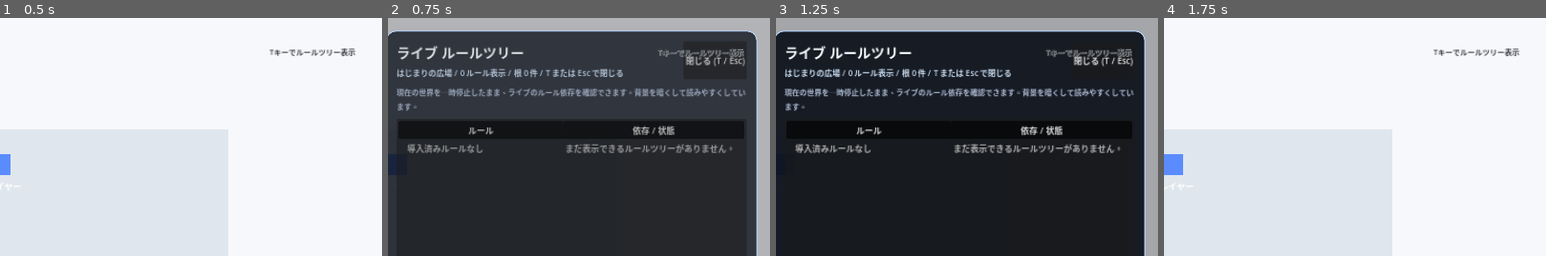
Above: before the commit, frames 1-4 (left to right).
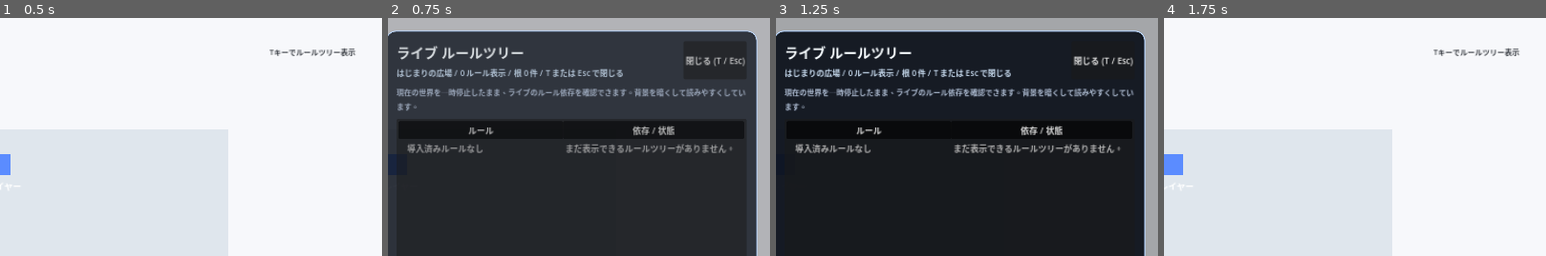
Above: after the commit, the same moments.

Repository: seeton/ai-world-rule-engine
Game: Godot game, scene res://scenes/Main.tscn
Two runs of this game, one before a commit and one after it. Both use one fixed random seed, a clock stepped at 60 frames per second and the inputs below.
Inputs (mouse positions are % of the whole screen's width and height, from its top left):
- Up to frame 1 (0.5 s): no input
- Up to frame 2 (0.75 s): tap Enter (ui_accept) at 0.5 s; move the mouse to (39, 59) at 0.52 s; hold Right (ui_right) from 0.53 s (still down); tap T at 0.6 s; click (39, 59) at 0.67 s
- Up to frame 3 (1.25 s): keep holding Right (ui_right); tap Enter (ui_accept) at 0.77 s
- Up to frame 4 (1.75 s): release Right (ui_right) at 1.25 s; click "閉じる (T / Esc)" at 1.25 s
The pictures show only the part of the screen within x 50-100%, y 0-50%; the shares and areas given below are measured in that part.

Frame 1 is identical in both runs. In frame 2, 0.4% of the frame differs, in the area x 70-94%, y 12-17%; in frame 3, 0.4%; in frame 4, nothing differs.

Commit message:
fix: hide full world HUD during overlays
Hide the full world HUD while overlays are active so right-side hints like the T-key label do not bleed through.

Co-authored-by: Copilot <223556219+Copilot@users.noreply.github.com>

Diff:
--- a/godot-world/scripts/game/world_2d_scene.gd
+++ b/godot-world/scripts/game/world_2d_scene.gd
@@ -43,7 +43,6 @@
 var _interaction_paused: bool = false
 var _overlay_active: bool = false
 var _entity_nodes: Dictionary = {}
-var _overlay_hidden_hud_controls: Array[Control] = []
 
 
 func _ready() -> void:
@@ -127,7 +126,6 @@
 	_status_hint.add_theme_color_override("font_color", Color(0.12, 0.14, 0.17, 0.88))
 	_status_hint.mouse_filter = Control.MOUSE_FILTER_IGNORE
 	_hud_layer.add_child(_status_hint)
-	_overlay_hidden_hud_controls = [_world_name_label, _goal_hint, _status_hint]
 
 	_clock_label = Label.new()
 	_clock_label.position = Vector2(980.0, 20.0)
@@ -158,9 +156,8 @@
 
 
 func _refresh_overlay_sensitive_hud_visibility() -> void:
-	for control in _overlay_hidden_hud_controls:
-		if control != null:
-			control.visible = not _overlay_active
+	if _hud_layer != null:
+		_hud_layer.visible = not _overlay_active
 	if _overlay_active:
 		interaction_hint.visible = false
 		interaction_hint.modulate.a = 0.0
--- a/godot-world/scripts/game/world_3d_scene.gd
+++ b/godot-world/scripts/game/world_3d_scene.gd
@@ -51,7 +51,6 @@
 var _last_synced_player_position: Vector3 = Vector3(9999.0, 9999.0, 9999.0)
 var _interaction_paused: bool = false
 var _overlay_active: bool = false
-var _overlay_hidden_hud_controls: Array[Control] = []
 
 
 func _ready() -> void:
@@ -140,7 +139,6 @@
 	_status_hint.add_theme_color_override("font_color", Color(0.12, 0.14, 0.17, 0.88))
 	_status_hint.mouse_filter = Control.MOUSE_FILTER_IGNORE
 	_hud_layer.add_child(_status_hint)
-	_overlay_hidden_hud_controls = [_world_name_label, _goal_hint, _status_hint]
 
 	_clock_label = Label.new()
 	_clock_label.position = Vector2(980.0, 20.0)
@@ -182,9 +180,8 @@
 
 
 func _refresh_overlay_sensitive_hud_visibility() -> void:
-	for control in _overlay_hidden_hud_controls:
-		if control != null:
-			control.visible = not _overlay_active
+	if _hud_layer != null:
+		_hud_layer.visible = not _overlay_active
 
 
 func _get_world_snapshot() -> Dictionary:
